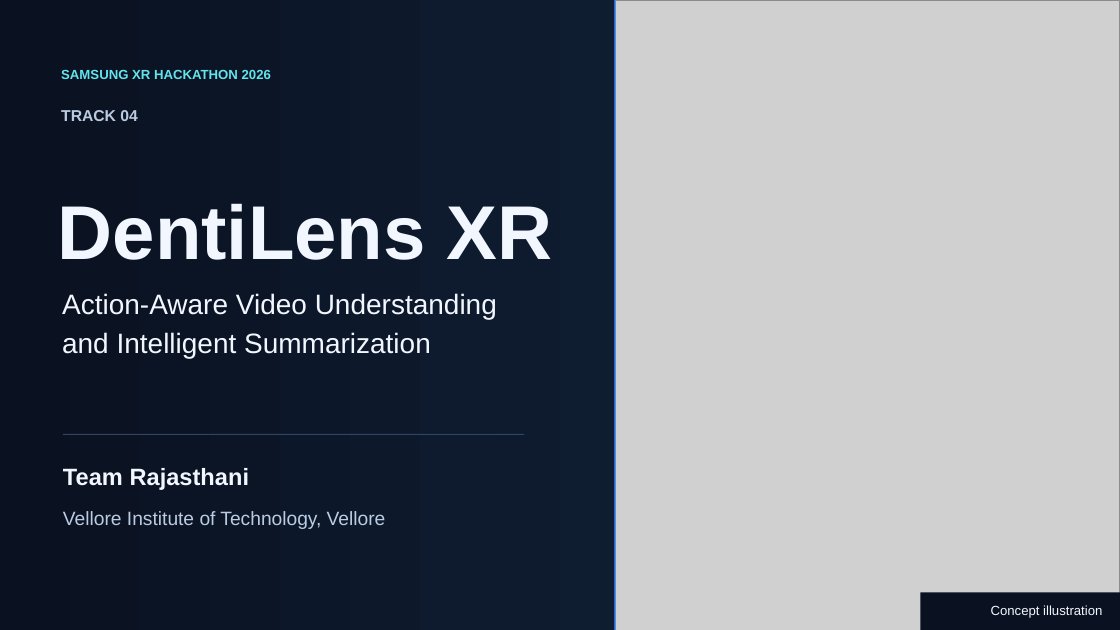
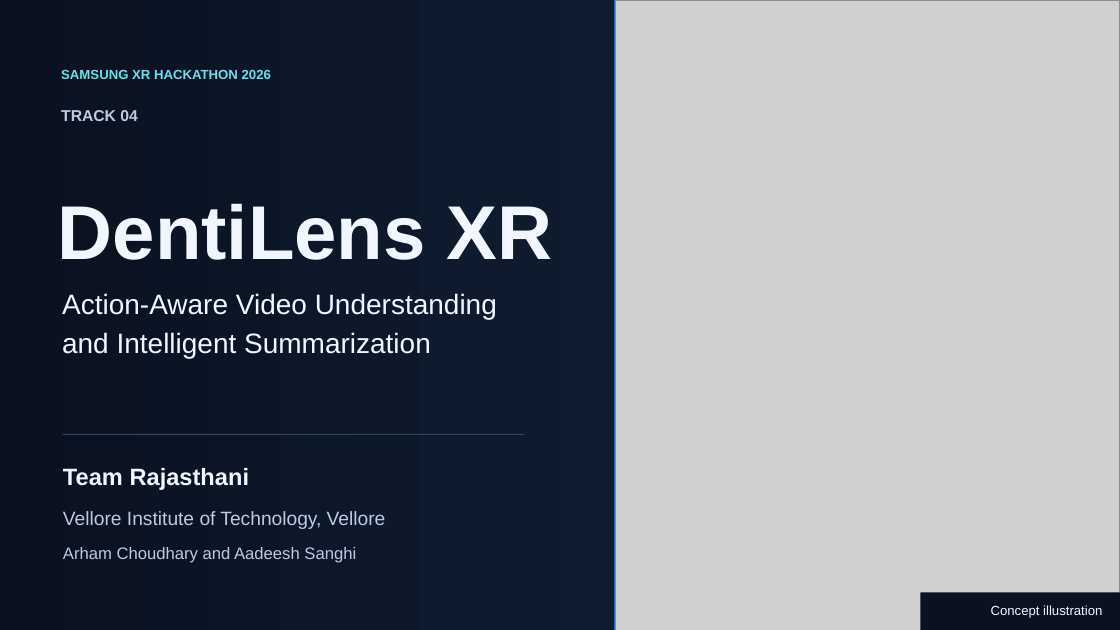
Before and after one commit to ArhamChoudhary-ui/DentiLens, a slide deck: slide 1 of reference/submission/Final Presentation/VelloreInstituteofTechnology_Rajasthani.pptx. Drawn at 1120x630 pixels with LibreOffice and Linux fonts; fonts in the diff are those of the drawing; grey boxes stand for pictures. Boxes give left, top, right and bottom in pixels: in the first picture for what was removed or moved away, otherwise in the second. Text is boxed around its words. In the diff, an @@ line names an element or a change of style, - is before the commit and + after.

```diff
--- a/reference/submission/Final Presentation/VelloreInstituteofTechnology_Rajasthani.pptx
+++ b/reference/submission/Final Presentation/VelloreInstituteofTechnology_Rajasthani.pptx
@@ text added at (63,547,356,563), 14.2 pt, text #BACBE2 @@
+Arham Choudhary and Aadeesh Sanghi
```
Also in this commit, not shown: 8 other slides changed, 3 slides removed, 2 other files.
